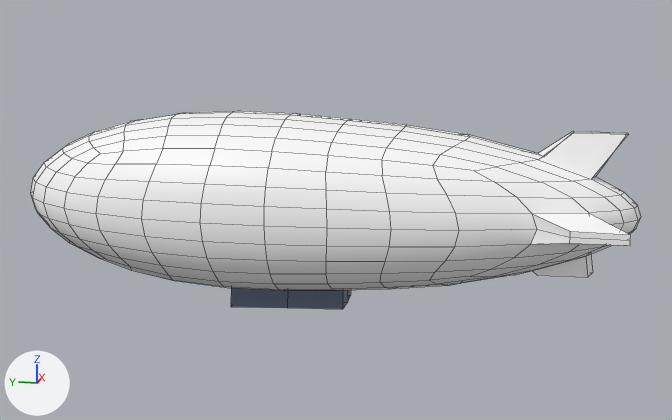
The FBX model Assets/Models/Parkour/zeppelin.fbx as it was, and as the next commit left it.
Before and after are seen from a 50 mm lens placed at (-139.1, -144.2, 50.9), pointed at (0.6, -116.3, 16.0). Lighting does not change. The marker at lower left points along +X, +Y and +Z. Mesh edges are drawn as thin lines. Where no turn or scale is listed for an object, it has been applied to the vertices.

In view in the first picture: 'zeppelin'.
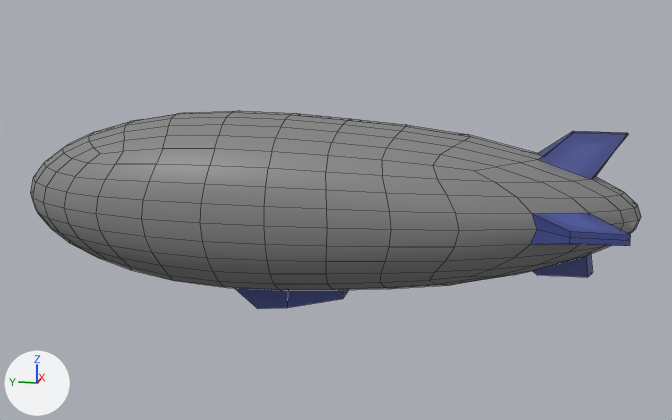
The newer file is also turned or shifted as a whole; pictures and numbers use the older file's frame.

What differs and where, as boxes [x1, y1, x2, y2] in the pictures (672 x 420 px; the box of a moved part takes in the faces that stretch with it):
'zeppelin', surface changed, reshaped (white to grey)
    both: [31, 111, 641, 309]
part 1 of me_zeppelin, moved or reshaped
    before: [231, 288, 288, 308]
    after: [235, 288, 288, 309]
part 2 of me_zeppelin, moved or reshaped
    before: [287, 290, 351, 309]
    after: [287, 290, 348, 308]
part 3 of me_zeppelin, surface changed (white to grey)
    both: [31, 111, 641, 290]

Edits to the bpy script that builds the scene:
```text
Add img_zeppelin_png:
    img_zeppelin_png = load_image('zeppelin.png', 'zeppelin.png', 512, 1024, 'sRGB')
Change mat_zeppelin:
    mat_zeppelin.texture: img_zeppelin_t_png -> img_zeppelin_png
Change me_zeppelin:
    where me_zeppelin.from_pydata(...)  # 418 vertices, 416 faces; spans x -16.2..16.2, y -53.4..43.3, z 0.1..31.0
    used by ob_zeppelin; location = (0.0, -108.8, 0.0)
    before: 385 (-3.5, 8.9, 0.1) at pixel (230, 306), 386 (0.0, 9.0, 0.1), 387 (3.5, 8.9, 0.1)
    before: 391 (-3.4, -9.4, 1.0) at pixel (342, 309), 392 (0.0, -9.5, 1.0) at pixel (347, 302), 393 (3.4, -9.4, 1.0) at pixel (350, 295)
    me_zeppelin part 1
    add for i in [385, 386, 387]: me_zeppelin.vertices[i].co += Vector((0.0, -4.5, 0.0))
    me_zeppelin part 2
    add for i in [391, 392, 393]: me_zeppelin.vertices[i].co += Vector((0.0, 0.0, 1.7))
    me_zeppelin part 3: texture (UV) coordinates of 416 of 416 faces, centred in x -16.0..16.0, y -52.7..42.6, z 0.4..30.8, changed; they spanned u 0.0..1.0, v 0.0..1.0 and now span u 0.01..1.0, v 0.0..1.0
```
